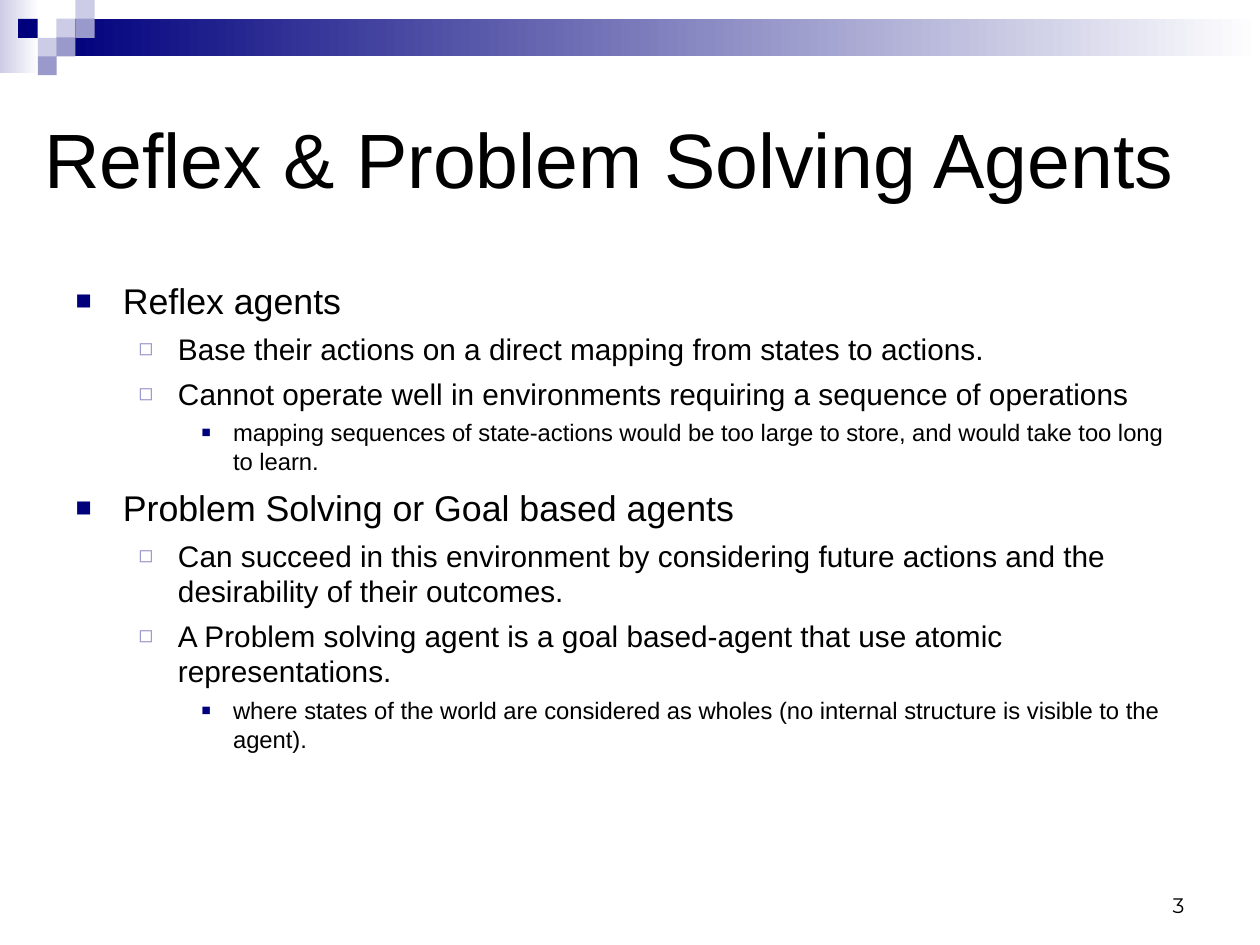
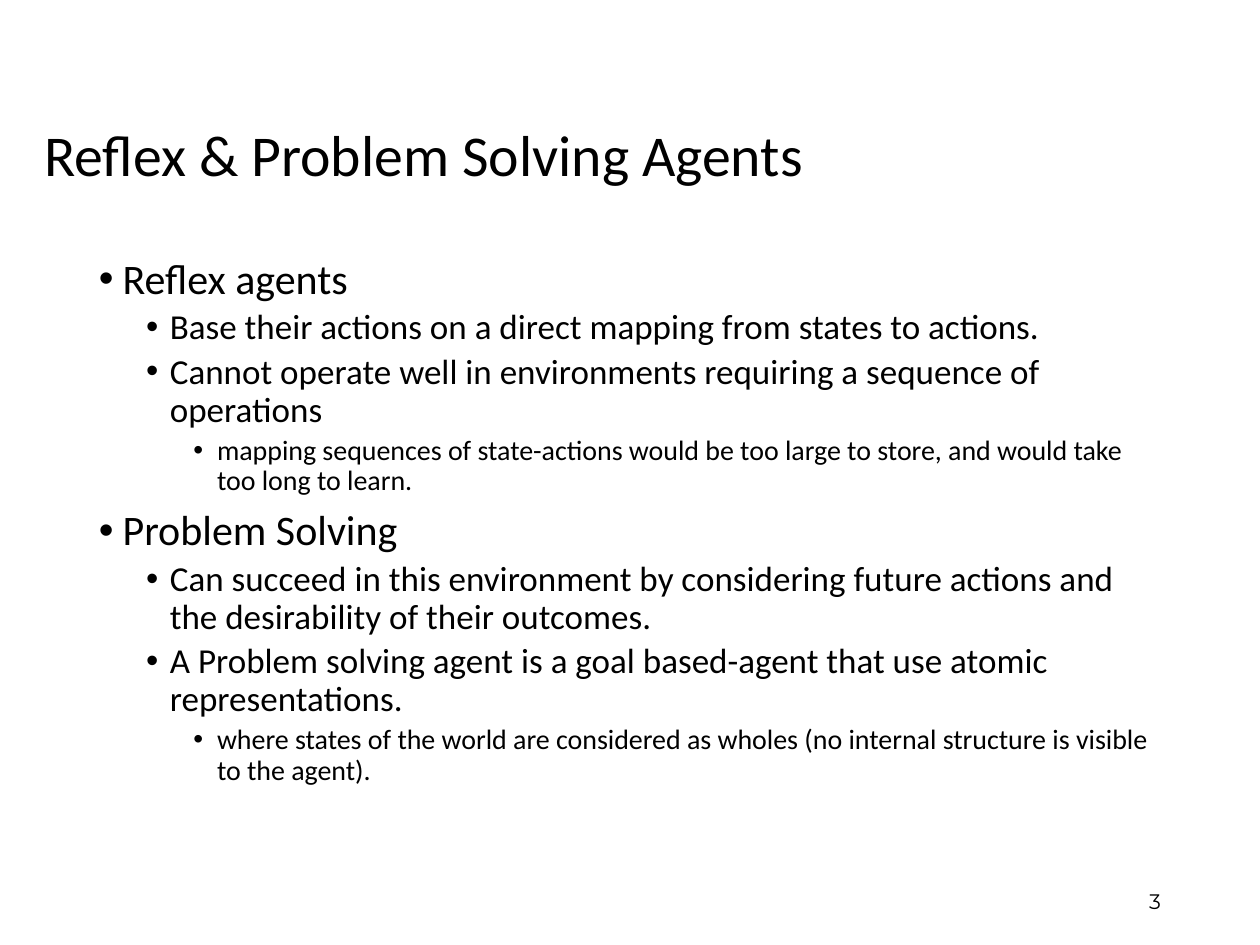
Before and after one commit to jayurbain/artificial-intelligence, a slide deck: slide 3 of slides/m3-search.ppt. Drawn at 1260x945 pixels with LibreOffice and Linux fonts; fonts in the diff are those of the drawing. Boxes give left, top, right and bottom in pixels: in the first picture for what was removed or moved away, otherwise in the second. Text is boxed around its words. In the diff, an @@ line names an element or a change of style, - is before the commit and + after.

```diff
--- a/slides/m3-search.ppt
+++ b/slides/m3-search.ppt
@@ group removed at [0,0,1260,76]: 9 rectangles @@
@@ title "Reflex & Problem Solving Agents" at [44,136,802,186]: size 44 to 33 pt, font Arial to Calibri; line spacing 1 to 0.9 @@
@@ text "Reflex agents": place and size @@
-text "Reflex agents" at [123,288,1163,753]
+text "Reflex agents" at [123,265,1147,785]
@@ text at [123,265,1147,785]: size 20.4 to 24 pt in "Reflex agents"; font Arial to Calibri; size 17 to 20 pt in "Base their actions on a direct mapping ...", "Cannot operate well in environments requiring a ...", "Can succeed in this environment by considering ...", "A Problem solving agent is a goal ..."; size 13.6 to 16 pt in "mapping sequences of state-actions would be too ...", "where states of the world are considered ..."; bullet ■ to •; line spacing 1 to 0.9; more space between paragraphs; bullet colour #00007D to #000000; bullet ◻ to •; less space between paragraphs; bullet colour #9999CC to #000000 @@
@@ text at [123,515,397,553]: text changed; size 20.4 to 24 pt; font Arial to Calibri @@
-■ Problem Solving or Goal based agents
+• Problem Solving
@@ page number: place and size @@
-page number at [1173,898,1185,913]
+page number at [1149,894,1161,909]
@@ page number at [1149,894,1161,909]: vertical alignment bottom to middle @@
```
Also in this commit, not shown: 69 other slides changed, 5 other files.
